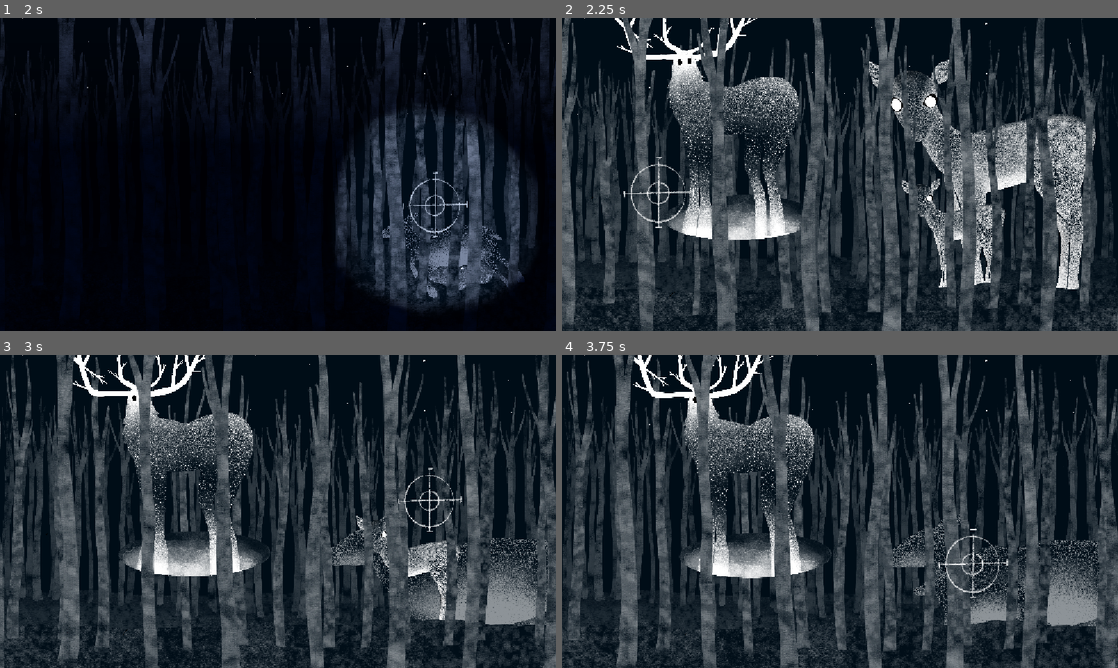
Above: before the commit, frames 1-4 (two rows, left to right).
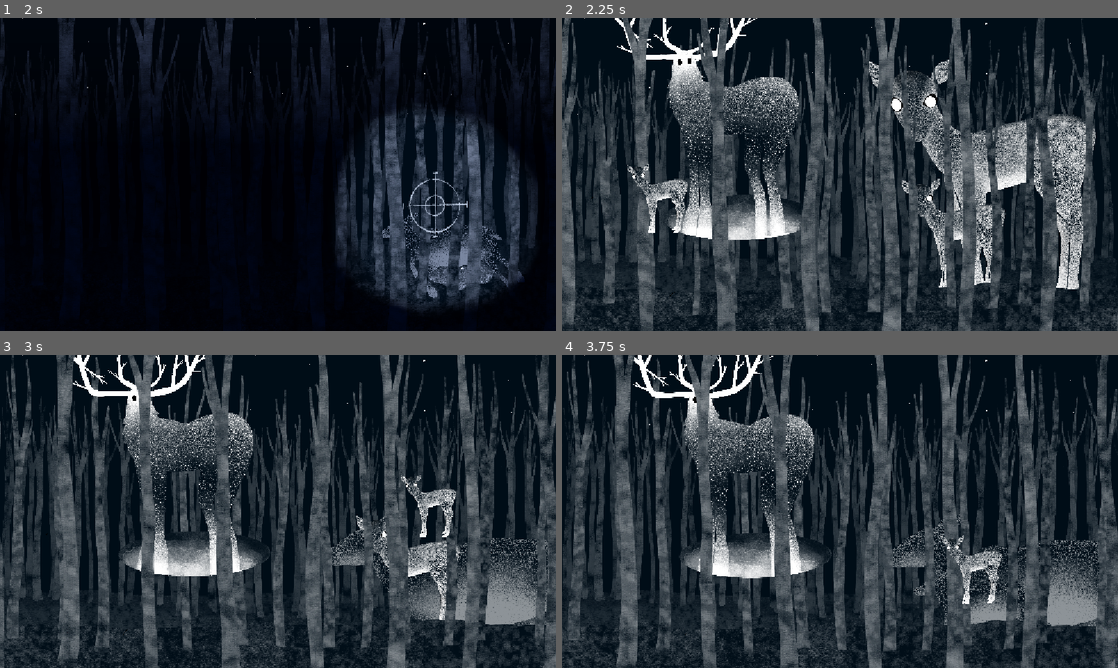
Above: after the commit, the same moments.

Repository: Fionn-the-goose/deer-hunting
Game: Godot game, scene res://assets/scenes/menu.tscn
Same seed, same stepped clock (60 frames per second), same inputs: the game is played once before the commit and once after it. Video files are missing from this copy of the repository; at most half a second of black plays in their place.
Inputs (mouse positions are in pixels of both pictures, inside the frame that each line leads up to):
- Up to frame 1 (2 s): click "Go, catch some deer!" at 0.5 s; tap Enter at 1.25 s; move the mouse to (433, 205) at 1.27 s; press the mouse at (433, 205) at 1.28 s
- Up to frame 2 (2.25 s): tap Space at 2 s; move the mouse to (656, 193) at 2.02 s; release the mouse at (656, 193) at 2.03 s; click (656, 193) at 2.1 s
- Up to frame 3 (3 s): tap Enter at 2.75 s; move the mouse to (428, 498) at 2.77 s; press the mouse at (428, 498) at 2.78 s
- Up to frame 4 (3.75 s): tap Space at 3.5 s; move the mouse to (973, 564) at 3.52 s; release the mouse at (973, 564) at 3.53 s; click (973, 564) at 3.6 s

Frame 1 is identical in both runs. In frame 2, 1.0% of the frame differs, in the area x 11-24%, y 44-70%; in frame 3, 0.8%; in frame 4, 0.9%.
Error before the commit: Attempt to call function 'swap_level' in base 'null instance' on a null instance. (res://assets/scenes/area_trigger.gd:20)

Commit message:
cursor change after way to long trial and error

Diff:
--- a/oh-dear/assets/scenes/area_trigger.gd
+++ b/oh-dear/assets/scenes/area_trigger.gd
@@ -1,21 +1,30 @@
 extends Area2D
-@onready var Scene : Node2D = $"root/Scene" as Node2D
 @onready var Scene_Nr : int = int(self.name.substr(13))
-@onready var cursor : Node2D = $"root/DontDestroyOnLoad/Cursor" as Node2D
+@onready var cursor : Node2D
 @export var next_level : PackedScene
-var enter
+var has_enter : bool = false
 
 # Called when the node enters the scene tree for the first time.
 func _ready() -> void:
 	print(Scene_Nr)
+	cursor = $"/root/DontDestroyOnLoad/Cursor"
 	pass # Replace with function body.
 
 # Called every frame. 'delta' is the elapsed time since the previous frame.
 func _process(delta: float) -> void:
 	pass
 
+func _input(event: InputEvent) -> void:
+	if event.is_action("click") && has_enter:
+		get_tree().change_scene_to_packed(next_level)
+
 func _on_mouse_entered() -> void:
 	#Scene.currentTrigger = Scene_Nr
-	print(Scene)
-	Scene.swap_level(Scene_Nr)
+	has_enter = true
+	cursor.active.texture = load("res://assets/deer/Fawn.png")
 	pass # Replace with function body.
+
+func _on_mouse_exited() -> void:
+	has_enter = false
+	cursor.active.texture = load("res://assets/deer/Kreuzbert.png")
+	pass # Replace with function body.
--- a/oh-dear/assets/scenes/cursor.tscn
+++ b/oh-dear/assets/scenes/cursor.tscn
@@ -21,3 +21,5 @@
 z_index = -2
 scale = Vector2(0.12265165, 0.12265165)
 texture = ExtResource("2_eta0n")
+
+[connection signal="area_entered" from="Area2D" to="." method="_on_area_2d_area_entered"]
--- a/oh-dear/assets/scenes/play_scene.tscn
+++ b/oh-dear/assets/scenes/play_scene.tscn
@@ -139,6 +139,7 @@
 
 [node name="AREA_TRIGGER_0" type="Area2D" parent="." unique_id=1541308074]
 script = ExtResource("16_md1pp")
+next_level = ExtResource("2_da400")
 
 [node name="CollisionShape2D" type="CollisionShape2D" parent="AREA_TRIGGER_0" unique_id=728858448]
 position = Vector2(197, 365)
@@ -148,3 +149,4 @@
 [connection signal="mouse_entered" from="AREA_TRIGGER_0" to="." method="_on_area_trigger_0_mouse_entered"]
 [connection signal="mouse_entered" from="AREA_TRIGGER_0" to="AREA_TRIGGER_0" method="_on_mouse_entered"]
 [connection signal="mouse_exited" from="AREA_TRIGGER_0" to="." method="_on_area_trigger_0_mouse_exited"]
+[connection signal="mouse_exited" from="AREA_TRIGGER_0" to="AREA_TRIGGER_0" method="_on_mouse_exited"]
--- a/oh-dear/assets/scripts/cursor.gd
+++ b/oh-dear/assets/scripts/cursor.gd
@@ -1,6 +1,6 @@
 extends Node2D
 @export var SPEED : float = 200
-var active : Sprite2D
+@onready var active : Sprite2D = $Sprite2D
 var level : int
 
 # Called when the node enters the scene tree for the first time.
@@ -17,3 +17,7 @@
 
 func _process(delta: float) -> void:
 	position = get_global_mouse_position()
+
+func _on_area_entered(area: Area2D) -> void:
+	print(area.name)
+	pass # Replace with function body.
--- a/oh-dear/assets/scripts/deer.gd
+++ b/oh-dear/assets/scripts/deer.gd
@@ -2,6 +2,7 @@
 var targeted : bool = false
 @onready var body : Sprite2D = $"Area2D/Sprite2D"
 @onready var dead_body : Sprite2D = $"Area2D/Tot"
+
 
 # Called when the node enters the scene tree for the first time.
 func _ready() -> void:
@@ -25,6 +26,7 @@
 
 func _on_area_2d_mouse_entered() -> void:
 	targeted = true
+
 	pass # Replace with function body.
 
 func _on_area_2d_mouse_exited() -> void:
--- a/oh-dear/assets/scripts/scene_manager.gd
+++ b/oh-dear/assets/scripts/scene_manager.gd
@@ -13,19 +13,6 @@
 	print("new scene loaded")
 	get_tree().change_scene_to_packed(next_level_index [i])
 
-func _input(event: InputEvent) -> void:
-	if (event.is_action("click") && canTrigger):
-		swap_level(currentTrigger)
-
 # Called every frame. 'delta' is the elapsed time since the previous frame.
 func _process(delta: float) -> void:
 	pass
-
-func _on_area_trigger_0_mouse_entered() -> void:
-	print("has entered")
-	canTrigger = true
-	pass # Replace with function body.
-
-func _on_area_trigger_0_mouse_exited() -> void:
-	canTrigger = false
-	pass # Replace with function body.
